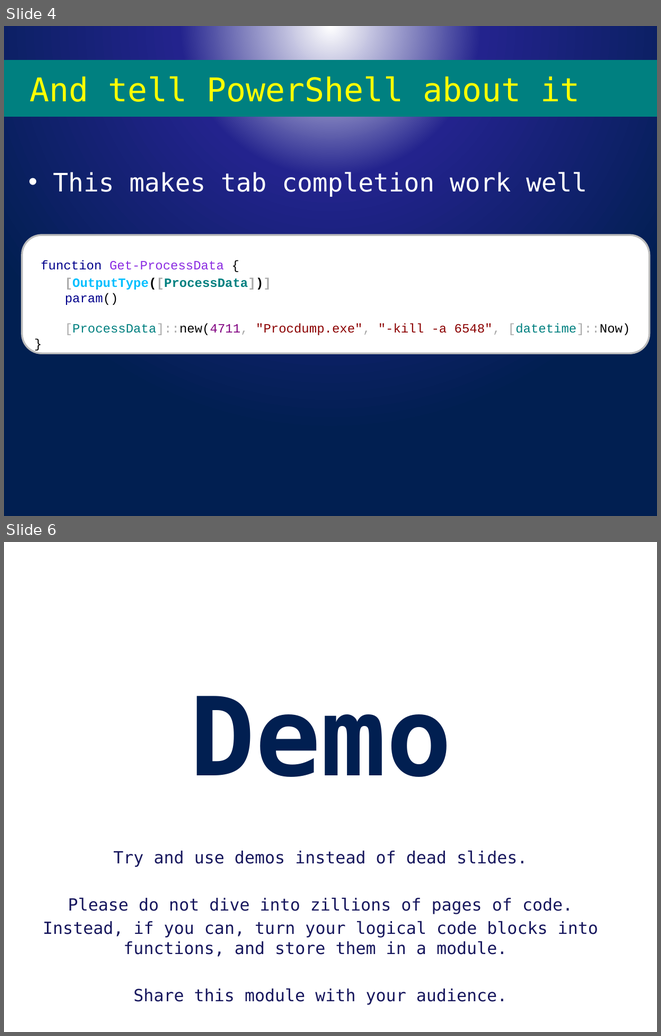
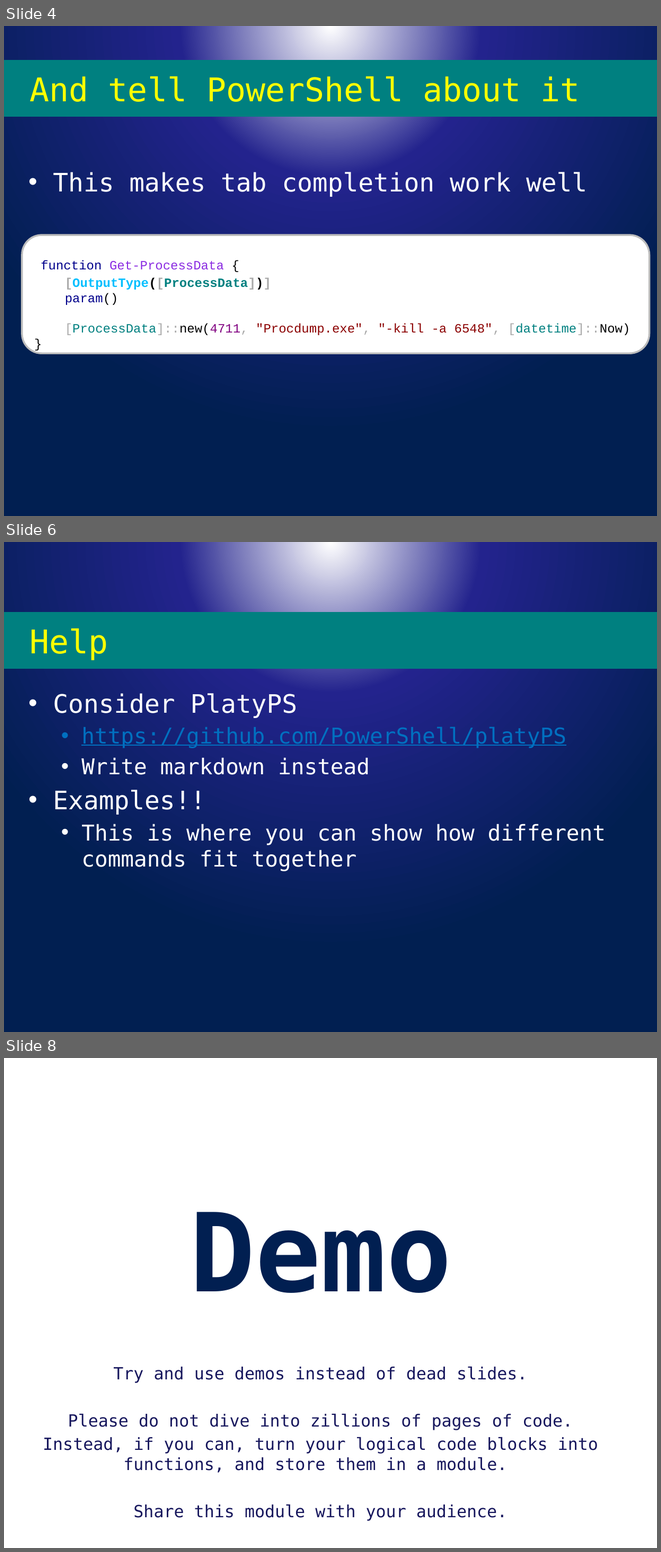
Before and after one commit to powercode/PSConfEU, a slide deck: PSCONFEU_Modules2017.pptx. Shown one above the other, each under a label of ours: slides 4 and 6 before the commit, slides 4, 6 and 8 after it; the slides between them are not shown. The pictures are 661x1036 and 661x1552 pixels, drawn with LibreOffice and Linux fonts; fonts in the diff are those of the drawing; background and template pictures are left out. Boxes give left, top, right and bottom in pixels: in the first picture for what was removed or moved away, otherwise in the second. Text is boxed around its words. In the diff, an @@ line names an element or a change of style, - is before the commit and + after.

```diff
--- a/PSCONFEU_Modules2017.pptx
+++ b/PSCONFEU_Modules2017.pptx
@@ slide 6 added at (4, 542, 657, 1032), background picture (left out) @@
@@ title added at (4, 612, 657, 669), fill #008080, 36 pt, text #FFFF00 @@
+Help
@@ text added at (53, 693, 606, 871), 24 pt, text #FFFFFF @@
+• Consider PlatyPS
+  • https://github.com/PowerShell/platyPS
+  • Write markdown instead
+• Examples!!
+  • This is where you can show how different commands fit together
@@ what was slide 6 is now slide 8 @@
```
Also in this commit, not shown: 2 slides changed, 1 other slide added, 3 other files.
